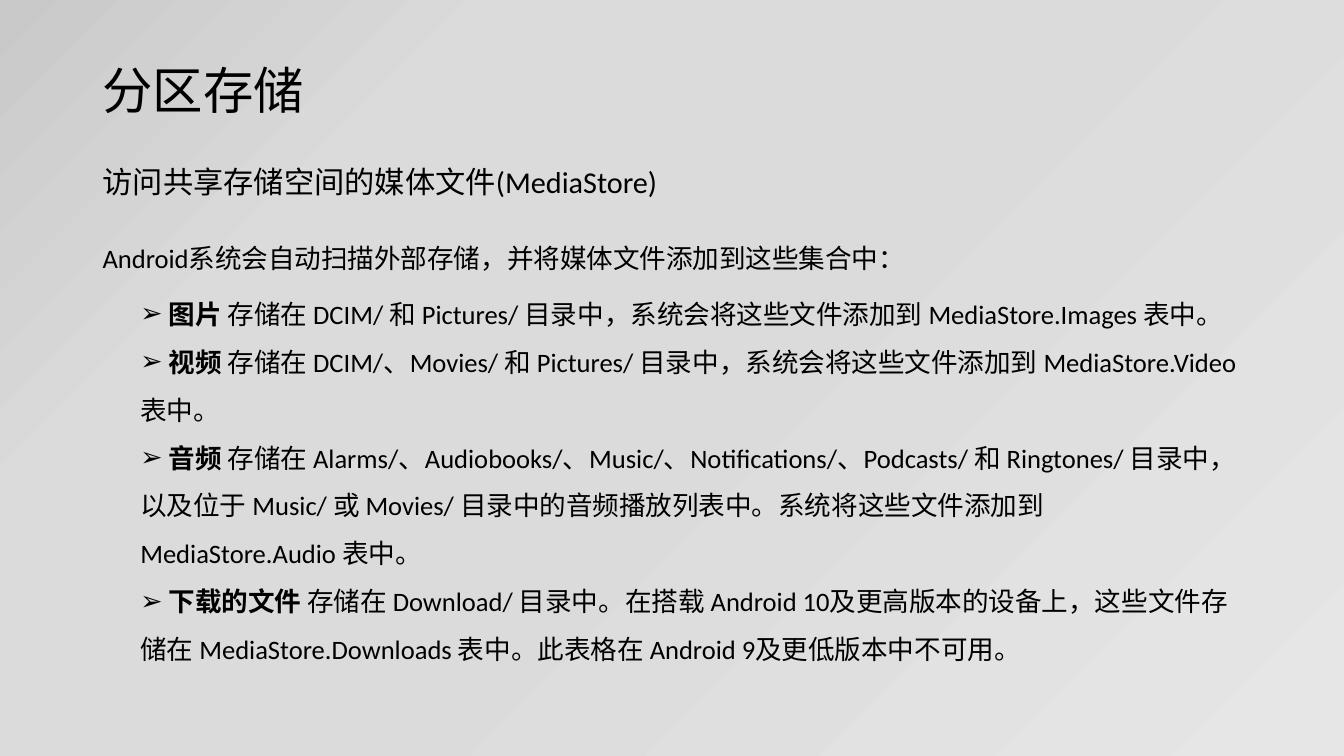
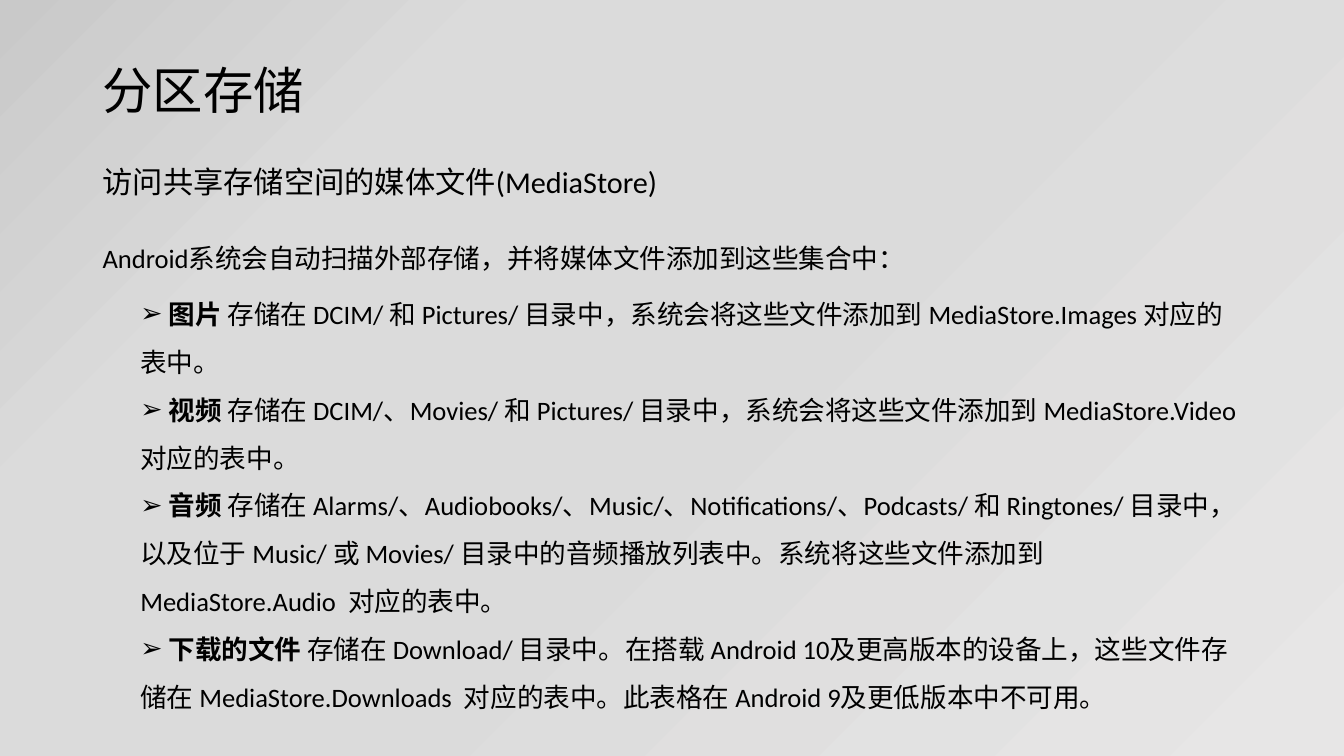
Before and after one commit to jianjunxiao/Adaptation, a slide deck: slide 8 of Android10、11适配.pptx. Drawn at 1344x756 pixels with LibreOffice and Linux fonts; fonts in the diff are those of the drawing. Boxes give left, top, right and bottom in pixels: in the first picture for what was removed or moved away, otherwise in the second. Text is boxed around its words. In the diff, an @@ line names an element or a change of style, - is before the commit and + after.

```diff
--- a/Android10、11适配.pptx
+++ b/Android10、11适配.pptx
@@ text at (140,301,1237,709): text changed @@
-➢ 图片 存储在 DCIM/ 和 Pictures/ 目录中，系统会将这些文件添加到 MediaStore.Images 表中。
-➢ 视频 存储在 DCIM/、Movies/ 和 Pictures/ 目录中，系统会将这些文件添加到 MediaStore.Video表中。
-➢ 音频 存储在 Alarms/、Audiobooks/、Music/、Notifications/、Podcasts/ 和 Ringtones/ 目录中，以及位于 Music/ 或 Movies/ 目录中的音频播放列表中。系统将这些文件添加到 MediaStore.Audio 表中。
-➢ 下载的文件 存储在 Download/ 目录中。在搭载 Android 10及更高版本的设备上，这些文件存储在 MediaStore.Downloads 表中。此表格在 Android 9及更低版本中不可用。
+➢ 图片 存储在 DCIM/ 和 Pictures/ 目录中，系统会将这些文件添加到 MediaStore.Images 对应的表中。
+➢ 视频 存储在 DCIM/、Movies/ 和 Pictures/ 目录中，系统会将这些文件添加到 MediaStore.Video 对应的表中。
+➢ 音频 存储在 Alarms/、Audiobooks/、Music/、Notifications/、Podcasts/ 和 Ringtones/ 目录中，以及位于 Music/ 或 Movies/ 目录中的音频播放列表中。系统将这些文件添加到 MediaStore.Audio 对应的表中。
+➢ 下载的文件 存储在 Download/ 目录中。在搭载 Android 10及更高版本的设备上，这些文件存储在 MediaStore.Downloads 对应的表中。此表格在 Android 9及更低版本中不可用。
```
Also in this commit, not shown: 7 other slides changed, 3 other files.
